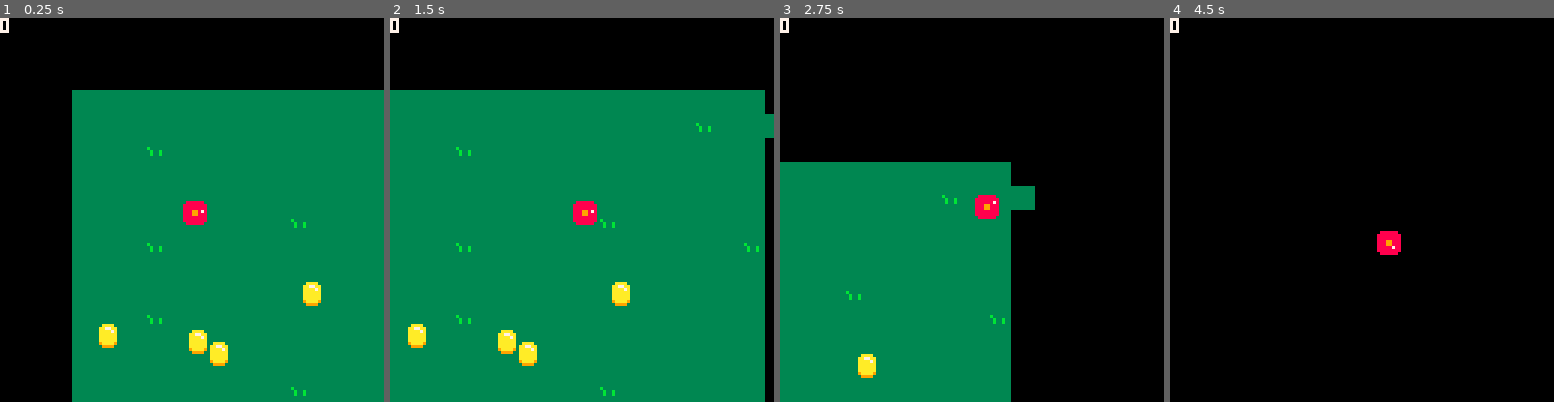
Above: before the commit, frames 1-4 (left to right).
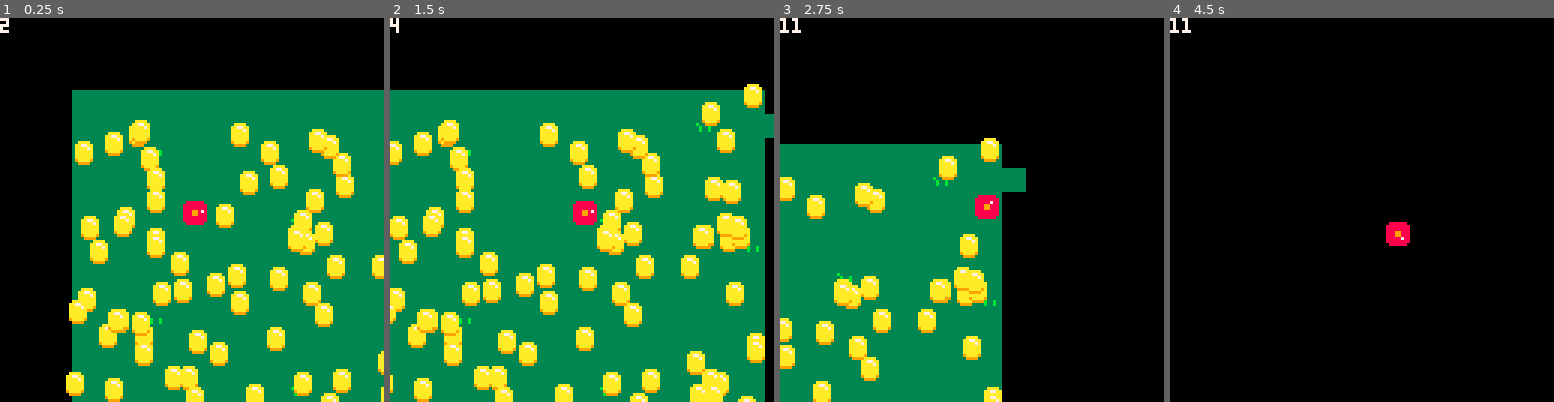
Above: after the commit, the same moments.

Repository: wsasaki01/taxi
Game: PICO-8 cartridge p1/taxi-p1.p8
Two runs of this game, one before a commit and one after it. Both use one fixed random seed, a clock stepped at 60 frames per second and the inputs below.
Inputs:
- Up to frame 1 (0.25 s): no input
- Up to frame 2 (1.5 s): tap X (X key) at 1.07 s
- Up to frame 3 (2.75 s): hold Left 1.97-2.37 s; tap X (X key) at 2.07, 2.4, 2.73 s
- Up to frame 4 (4.5 s): hold Right 2.87-3.53 s; tap X (X key) every 0.33 s from 3.07 to 4.4 s; hold Up 3.58-4.08 s; hold Right from 4.13 s (still down)

The runs differ from the first frame. In frame 1, 13% of the frame differs, in the area x 0-100%, y 0-100%; in frame 2, 16%, in the area x 0-98%, y 0-100%; in frame 3, 10%; in frame 4, 0.6%.

Commit message:
Fix coin issues

Diff:
--- a/p1/main.lua
+++ b/p1/main.lua
@@ -5,6 +5,7 @@
         w = 8,
         h = 8,
         dir = 0.75, -- direction
+        turn = 0.015, -- turning power; increase for sharper turn
 
         vel = 0, -- velocity
         acc = 0.45, -- acceleration
@@ -25,8 +26,8 @@
     }
 
     coins = {}
-    for i=1, 5 do
-        add(coins, {rnd(128), rnd(128), true})
+    for i=1, 100 do
+        add(coins, {rnd(128), rnd(128)})
     end
 end
 
@@ -34,8 +35,8 @@
     drive = btn(5) or btn(2)
 
     -- change direction
-    if drive and btn(0) then p.dir-=0.02 end
-    if drive and btn(1) then p.dir+=0.02 end
+    if drive and btn(0) then p.dir-=p.turn end
+    if drive and btn(1) then p.dir+=p.turn end
 
     -- if driving, accelerate
     if drive then
@@ -78,36 +79,35 @@
 end
 
 function _draw()
+    -- apply camera position
     camera(c.x-64, c.y-64)
 
     cls(0)
     map(0, 0, 0, 0)
-    pset(p.x, p.y, 12)
-    spr(4, p.x-3, p.y-3)
-    pset(p.x+3*sin(p.dir), p.y+3*cos(p.dir), 7)
+
+    spr(4, p.x-3, p.y-3) -- player sprite
+    pset(p.x+3*sin(p.dir), p.y+3*cos(p.dir), 7) -- direction indicator
 
     draw_coins()
 
-    print(p.score, c.x-64, c.y-64, 7)
+    print(p.score, c.x-64, c.y-64, 7) -- score
 end
 
 function draw_coins()
     for coin in all(coins) do
-        if coin[3] then
-            spr(3, coin[1]-4, coin[2]-4)
-        end
+        spr(3, coin[1]-4, coin[2]-4)
     end
 end
 
 function check_collision()
     for coin in all(coins) do
         -- if within hitbox, remove coin and add score
-        if p.x-0.5*(p.w) < coin[1] and
-        p.x+0.5*(p.w) > coin[1] and
-        p.y-0.5*(p.h) < coin[2] and
-        p.y+0.5*(p.h) > coin[2] then
-            coin[3] = false
+        if p.x-0.5*(p.w) < coin[1]+5 and -- add 5 to coin hitbox
+        p.x+0.5*(p.w) > coin[1]-5 and -- makes it more generous
+        p.y-0.5*(p.h) < coin[2]+5 and
+        p.y+0.5*(p.h) > coin[2]-5 then
             p.score += 1
+            del(coins, coin)
         end
     end
 end
